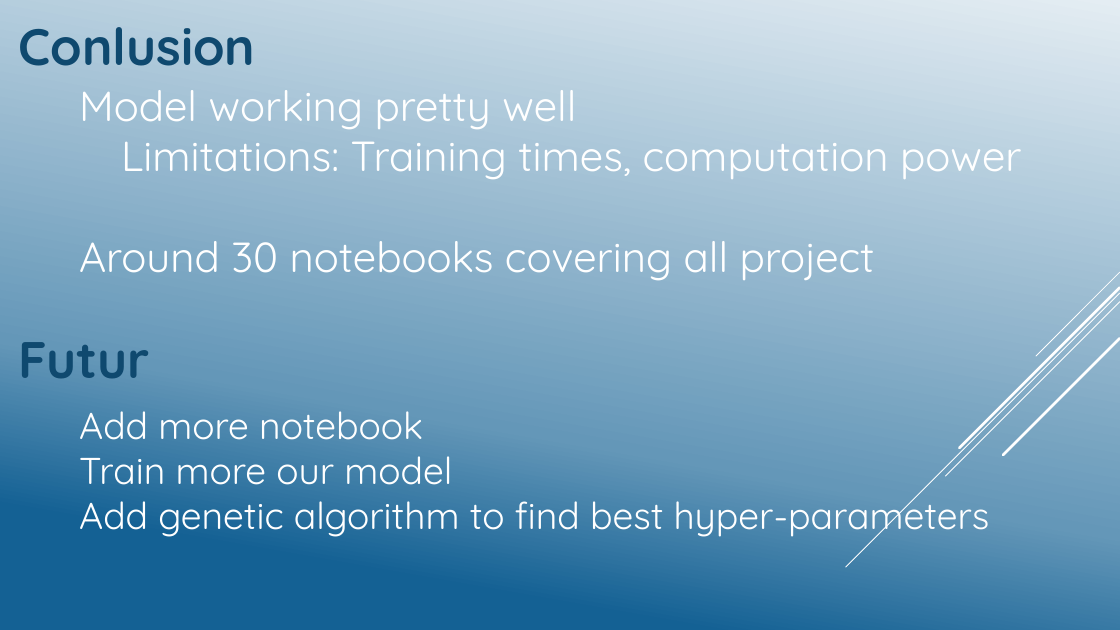
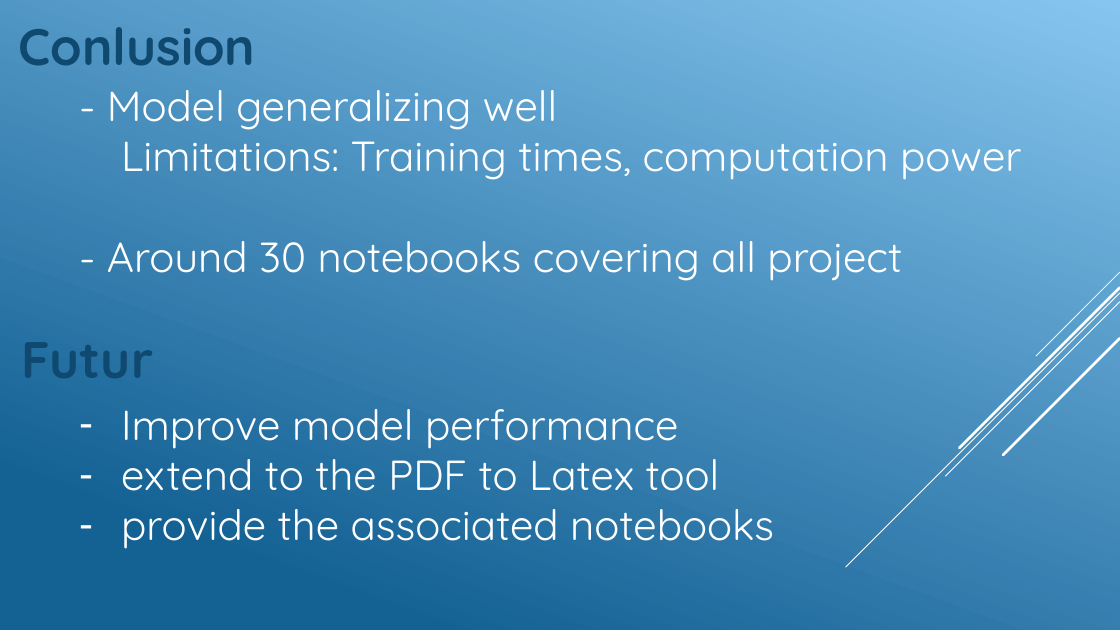
Before and after one commit to GeckSpy/IPdf2Latex, a slide deck: slide 18 of Presentation/Final presentation.pptx (slide 15 before the commit). Drawn at 1120x630 pixels with LibreOffice and Linux fonts; fonts in the diff are those of the drawing. Boxes give left, top, right and bottom in pixels: in the first picture for what was removed or moved away, otherwise in the second. Text is boxed around its words. In the diff, an @@ line names an element or a change of style, - is before the commit and + after.

```diff
--- a/Presentation/Final presentation.pptx
+++ b/Presentation/Final presentation.pptx
@@ background gradient #E4EDF3 to #6497B8 to #146194 to gradient #86C5EF to #146194 @@
@@ text at [107,90,557,130]: text changed @@
-Model working pretty well
+- Model generalizing well
@@ text at [107,241,902,281]: text changed @@
-Around 30 notebooks covering all project
+- Around 30 notebooks covering all project
@@ text "Futur": place and size @@
-text "Futur" at [18,342,150,379]
+text "Futur" at [22,342,154,378]
@@ text at [121,409,774,549]: text changed; size 32 to 36 pt @@
-Add more notebook
-Train more our model
-Add genetic algorithm to find best hyper-parameters
+– Improve model performance
+– extend to the PDF to Latex tool
+– provide the associated notebooks
```
Also in this commit, not shown: 16 other slides changed, 4 slides added, 1 slide removed.
